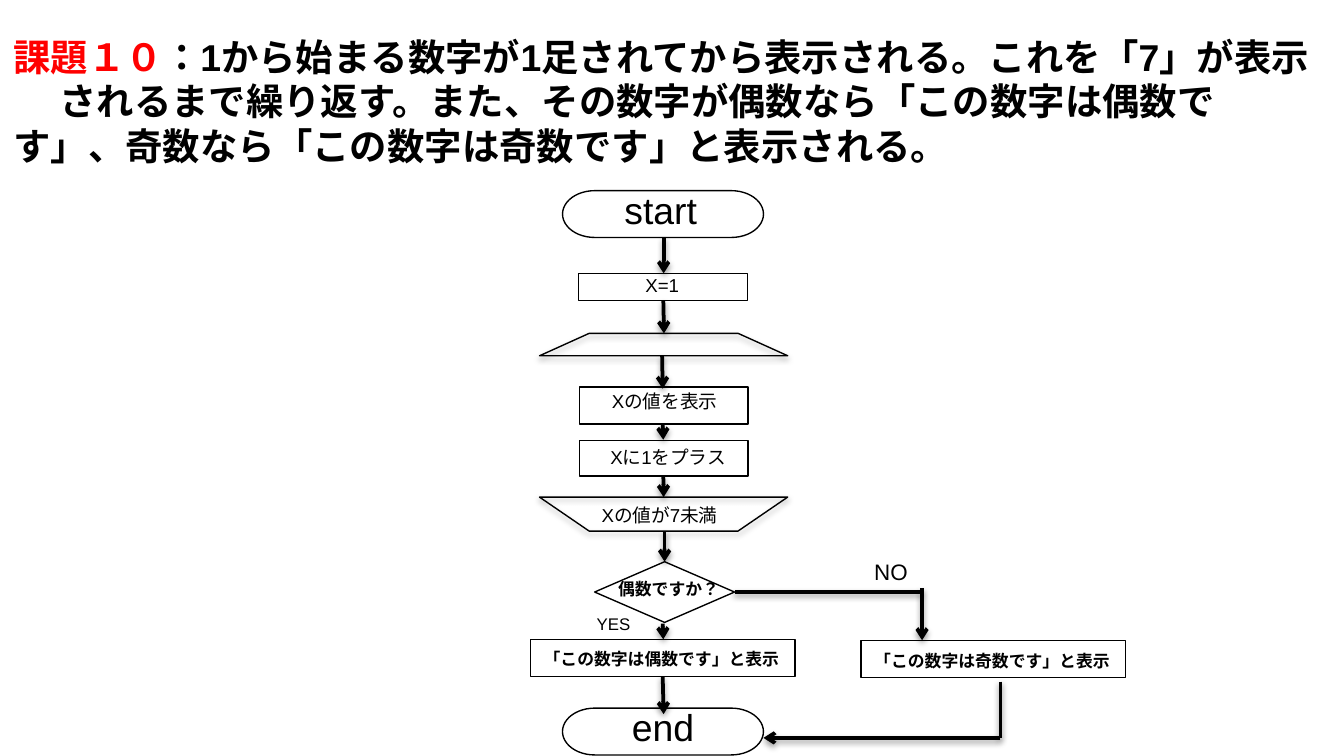
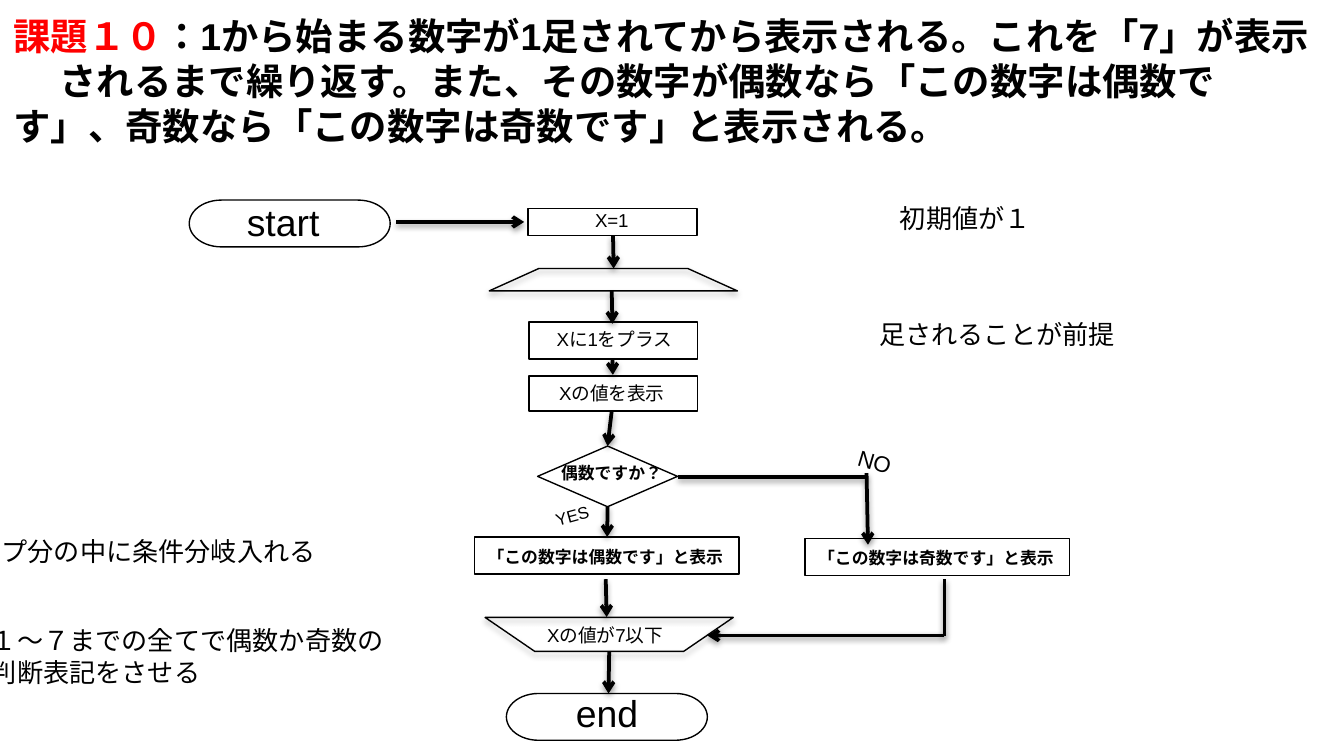
Before and after one commit to Taka-Haru/Challenge, a slide deck: slide 10 of Flowchart .pptx. Drawn at 1344x756 pixels with LibreOffice and Linux fonts; fonts in the diff are those of the drawing. Boxes give left, top, right and bottom in pixels: in the first picture for what was removed or moved away, otherwise in the second. Text is boxed around its words. In the diff, an @@ line names an element or a change of style, - is before the commit and + after.

```diff
--- a/Flowchart .pptx
+++ b/Flowchart .pptx
@@ text "課題１０：1から始まる数字が1足されてから表示される。これを「7」が表示 されるまで繰り返す。また、その数字が偶数なら「 ...": place and size @@
-text "課題１０：1から始まる数字が1足されてから表示される。これを「7」が表示 されるまで繰り返す。また、その数字が偶数なら「 ..." at box(13, 38, 1309, 164)
+text "課題１０：1から始まる数字が1足されてから表示される。これを「7」が表示 されるまで繰り返す。また、その数字が偶数なら「 ..." at box(13, 17, 1309, 144)
@@ pill shape: place and size @@
-pill shape at box(563, 191, 765, 238)
+pill shape at box(190, 200, 391, 247)
@@ text "start": place and size @@
-text "start" at box(624, 200, 697, 225)
+text "start" at box(247, 212, 320, 237)
@@ text added at box(900, 206, 1031, 230), 14 pt, text #000000 @@
+初期値が１
@@ arrow moved from (664, 238) - (664, 273) to (396, 222) - (524, 222) @@
@@ 3 rectangles, 3 arrows, 1 text, 1 flow chart manual operation: place and size @@
-3 rectangles, 3 arrows, 1 text, 1 flow chart manual operation at box(539, 273, 788, 476)
+3 rectangles, 3 arrows, 1 text, 1 flow chart manual operation at box(489, 208, 738, 411)
@@ text "Xに1をプラス": place and size @@
-text "Xに1をプラス" at box(610, 450, 725, 465)
+text "Xに1をプラス" at box(557, 332, 672, 347)
@@ text added at box(879, 322, 1115, 346), 14 pt, text #000000 @@
+足されることが前提
@@ text "Xの値を表示": place and size @@
-text "Xの値を表示" at box(612, 394, 717, 410)
+text "Xの値を表示" at box(559, 385, 664, 402)
@@ arrow moved from (664, 476) - (664, 497) to (612, 411) - (607, 446) @@
@@ text "NO": place and size @@
-text "NO" at box(874, 564, 908, 581)
+text "NO" at box(856, 451, 888, 474)
@@ text "NO" at box(856, 451, 888, 474): rotation 0 to 16 degrees @@
@@ 1 text, 1 diamond, 1 line: place and size @@
-1 text, 1 diamond, 1 line at box(594, 562, 922, 622)
+1 text, 1 diamond, 1 line at box(538, 446, 866, 507)
@@ arrow moved from (922, 587) - (922, 640) to (867, 473) - (868, 544) @@
@@ text "YES": place and size @@
-text "YES" at box(597, 618, 631, 630)
+text "YES" at box(558, 507, 590, 525)
@@ text "YES" at box(558, 507, 590, 525): rotation 0 to 344 degrees @@
@@ arrow moved from (663, 624) - (664, 640) to (607, 507) - (607, 538) @@
@@ text added at box(0, 539, 316, 563), 14 pt, text #000000 @@
+ループ分の中に条件分岐入れる
@@ arrow moved from (663, 676) - (664, 714) to (606, 579) - (606, 617) @@
@@ text added at box(0, 628, 384, 684), 14 pt, text #000000 @@
+１〜７までの全てで偶数か奇数の
+判断表記をさせる
@@ flow chart manual operation: place and size @@
-flow chart manual operation at box(539, 497, 788, 531)
+flow chart manual operation at box(485, 617, 734, 650)
@@ text at box(547, 628, 663, 644): text changed @@
-Xの値が7未満
+Xの値が7以下
@@ arrow moved from (665, 531) - (665, 562) to (609, 652) - (609, 694) @@
@@ 2 texts, 2 rectangles, 1 line, 1 arrow: place and size @@
-2 texts, 2 rectangles, 1 line, 1 arrow at box(531, 640, 1126, 738)
+2 texts, 2 rectangles, 1 line, 1 arrow at box(474, 538, 1070, 636)
@@ text "end": place and size @@
-text "end" at box(632, 712, 694, 742)
+text "end" at box(576, 700, 638, 728)
@@ pill shape: place and size @@
-pill shape at box(562, 708, 763, 755)
+pill shape at box(507, 694, 708, 741)
```
Also in this commit, not shown: 7 other slides changed, 3 slides added, 3 slides removed.
